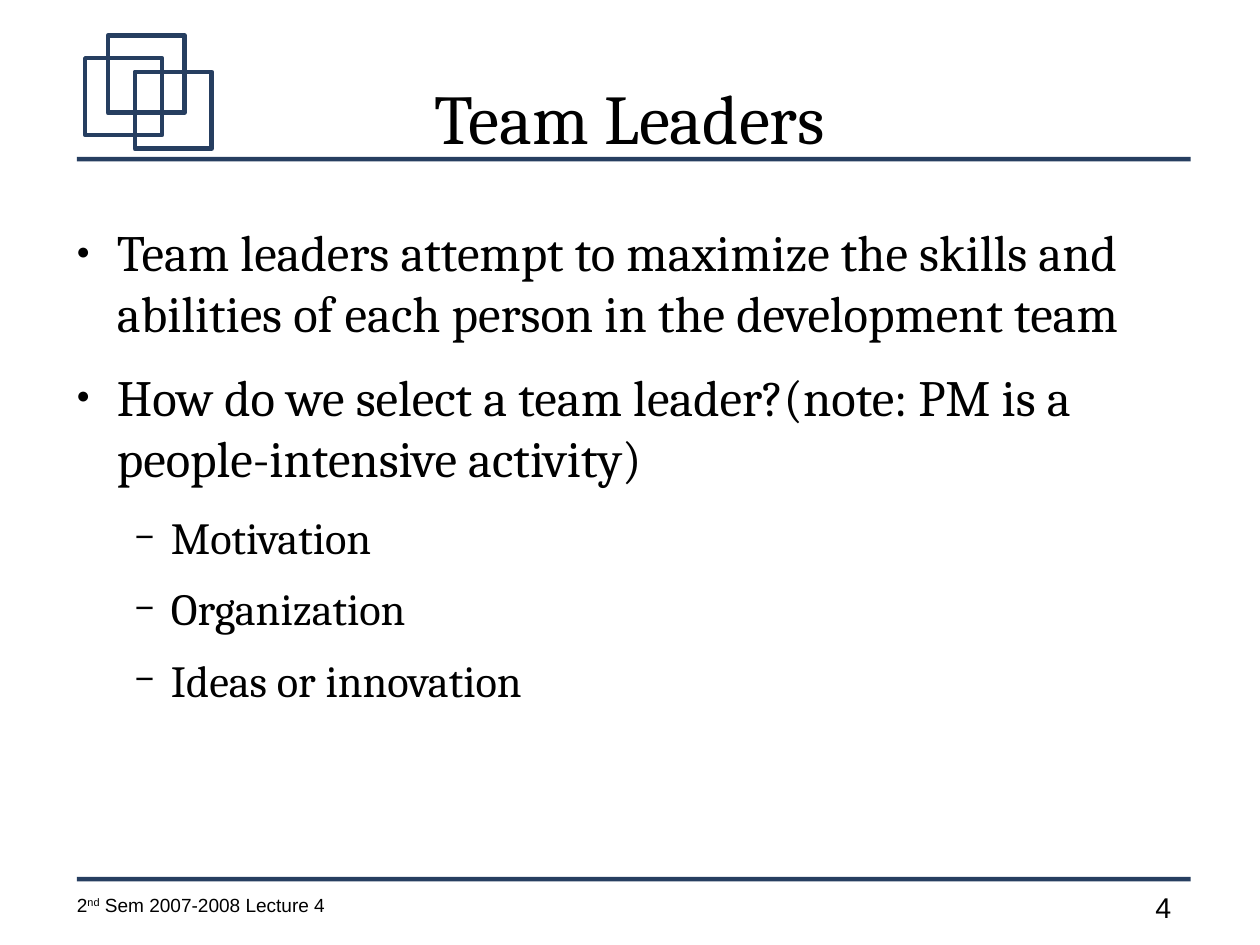
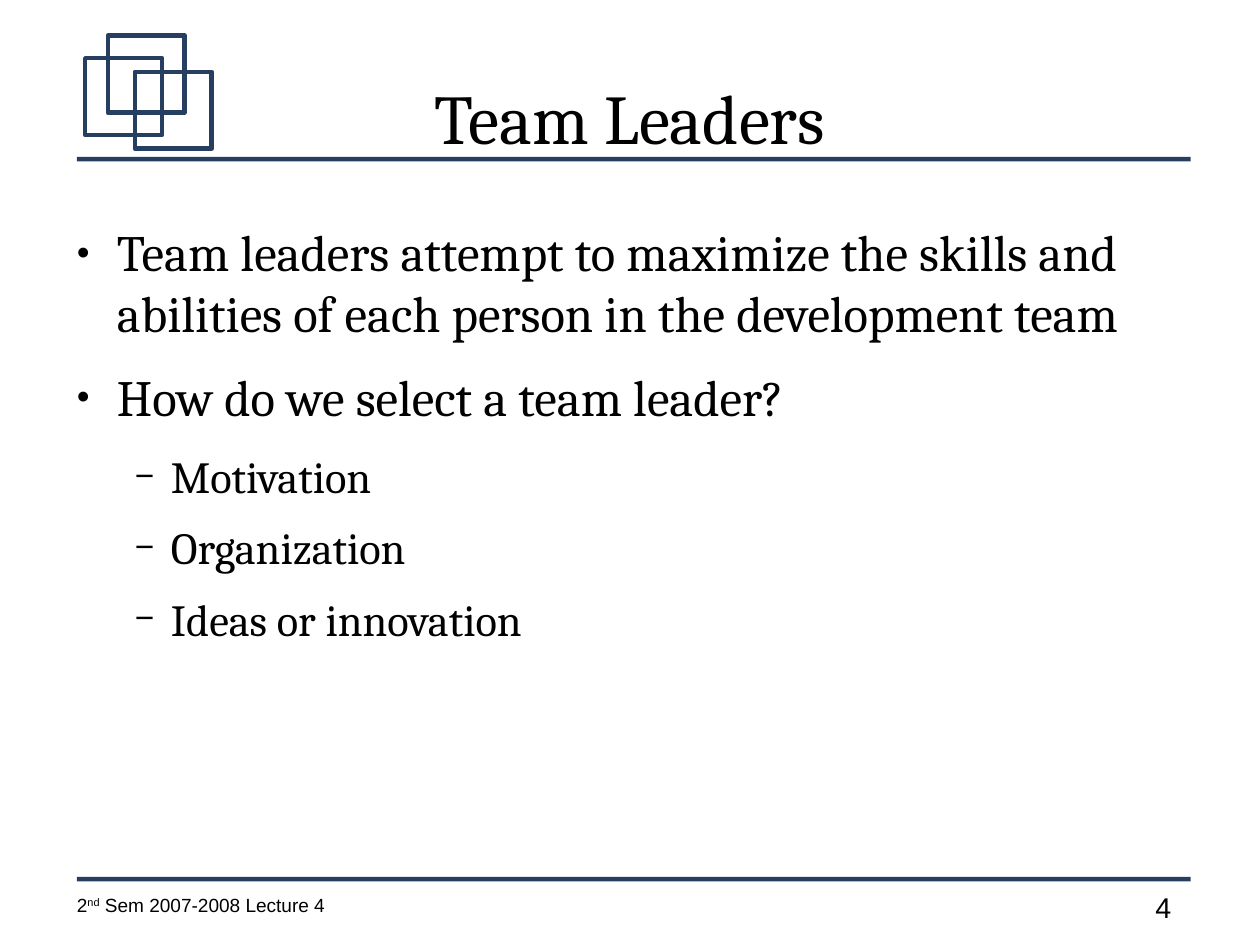
Before and after one commit to jachermocilla/jach-homepage, a slide deck: slide 4 of CMSC128-2nd-Sem-2007-L4.odp. Drawn at 1260x945 pixels with LibreOffice and Linux fonts; fonts in the diff are those of the drawing. Boxes give left, top, right and bottom in pixels: in the first picture for what was removed or moved away, otherwise in the second. Text is boxed around its words. In the diff, an @@ line names an element or a change of style, - is before the commit and + after.

```diff
--- a/CMSC128-2nd-Sem-2007-L4.odp
+++ b/CMSC128-2nd-Sem-2007-L4.odp
@@ text at <box>117,380,783,417</box>: text changed @@
-● How do we select a team leader?(note: PM is a people-intensive activity)
+● How do we select a team leader?
```
Also in this commit, not shown: 9 other slides changed, 9 slides added, 1 slide removed.
